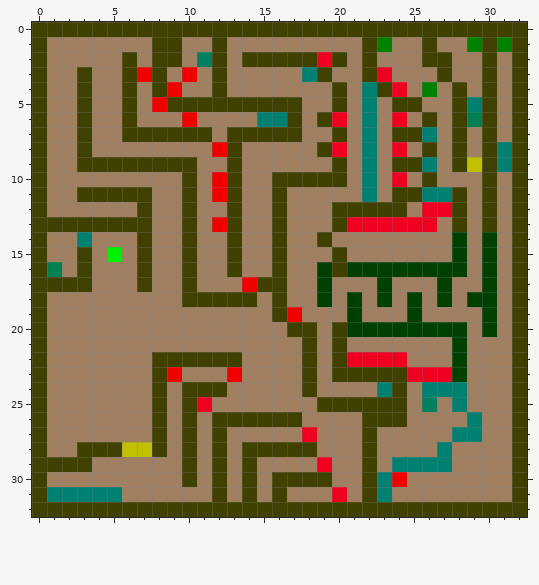
Pixel-art sprite: levels/glevel68.png. Above: the version before the commit.
The file is 33x33 pixels.
After:
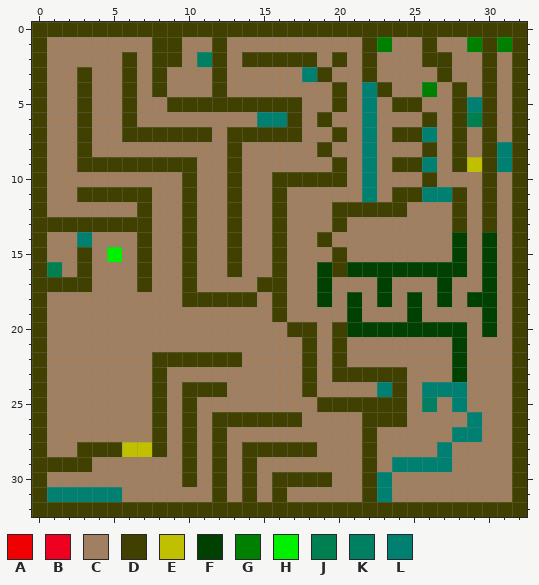
Palette (. is transparent): A #f00000  B #f00020  C #a08060  D #404000  E #c0c000  F #004000  G #008000  H #00f000  J #008050  K #008060  L #008070
Changes in this commit:
y 2: x 19 B -> C
y 3: x 7 A -> C; x 10 A -> C; x 23 B -> C
y 4: x 9 A -> C; x 24 B -> C
y 5: x 8 A -> C
y 6: x 10 A -> C; x 20 B -> C; x 24 B -> C
y 8: x 12 A -> C; x 20 B -> C; x 24 B -> C
y 10: x 12 A -> C; x 24 B -> C
y 11: x 12 A -> C
y 12: x 26..27 BB -> CC
y 13: x 12 A -> C; x 21..26 BBBBBB -> CCCCCC
y 17: x 14 A -> C
y 19: x 17 A -> C
y 22: x 21..24 BBBB -> CCCC
y 23: x 9 A -> C; x 13 A -> C; x 25..27 BBB -> CCC
y 25: x 11 B -> C
y 27: x 18 B -> C
y 29: x 19 B -> C
y 30: x 24 A -> C
y 31: x 20 B -> C
Boxes around the changes in both pictures, in picture pixels (x1, y1, x2, y2):
changed: (317, 52, 452, 232)
changed: (137, 67, 302, 412)
changed: (347, 352, 452, 382)
changed: (302, 427, 347, 502)
changed: (392, 472, 407, 487)
